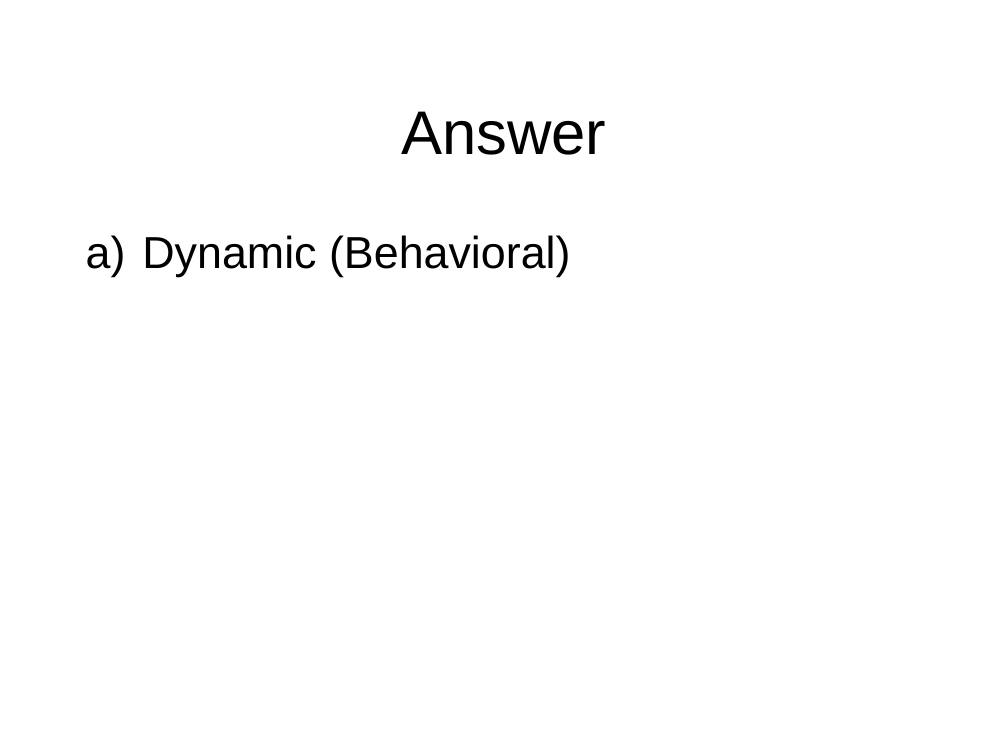
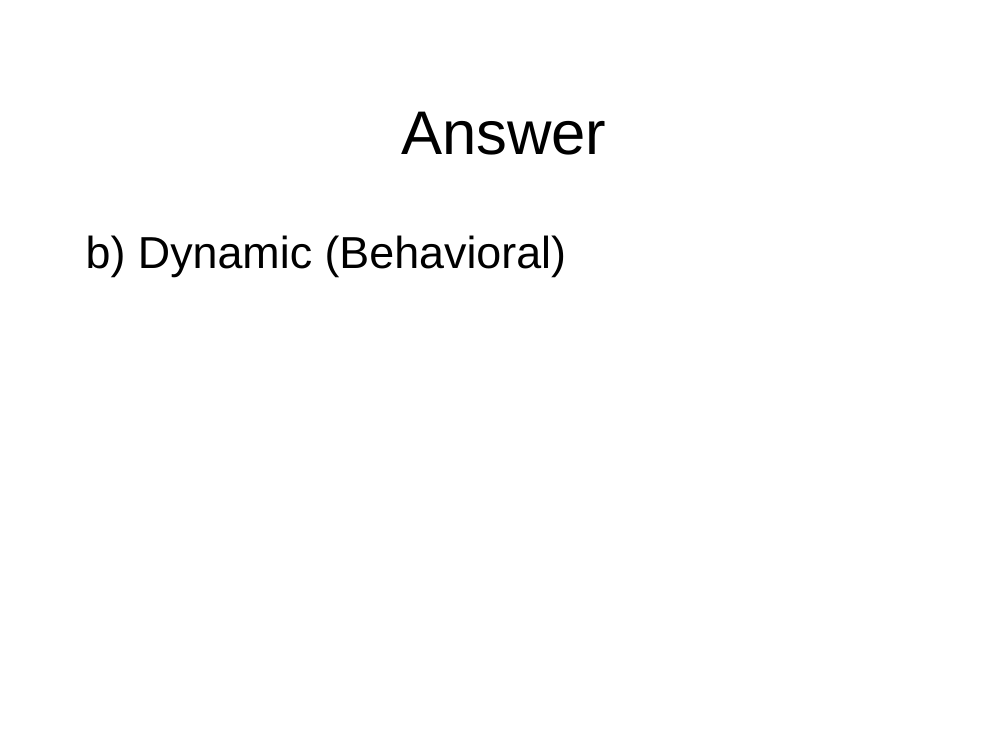
Before and after one commit to octaviordz/zjnu2017.github.io, a slide deck: slide 8 of OOAD/lectures/070--Notation.Part.2.pptx. Drawn at 1008x756 pixels with LibreOffice and Linux fonts; fonts in the diff are those of the drawing. Boxes give left, top, right and bottom in pixels: in the first picture for what was removed or moved away, otherwise in the second. Text is boxed around its words. In the diff, an @@ line names an element or a change of style, - is before the commit and + after.

```diff
--- a/OOAD/lectures/070--Notation.Part.2.pptx
+++ b/OOAD/lectures/070--Notation.Part.2.pptx
@@ text at box(86, 235, 566, 277): text changed @@
-a) Dynamic (Behavioral)
+b) Dynamic (Behavioral)
```
Also in this commit, not shown: 6 other files.
